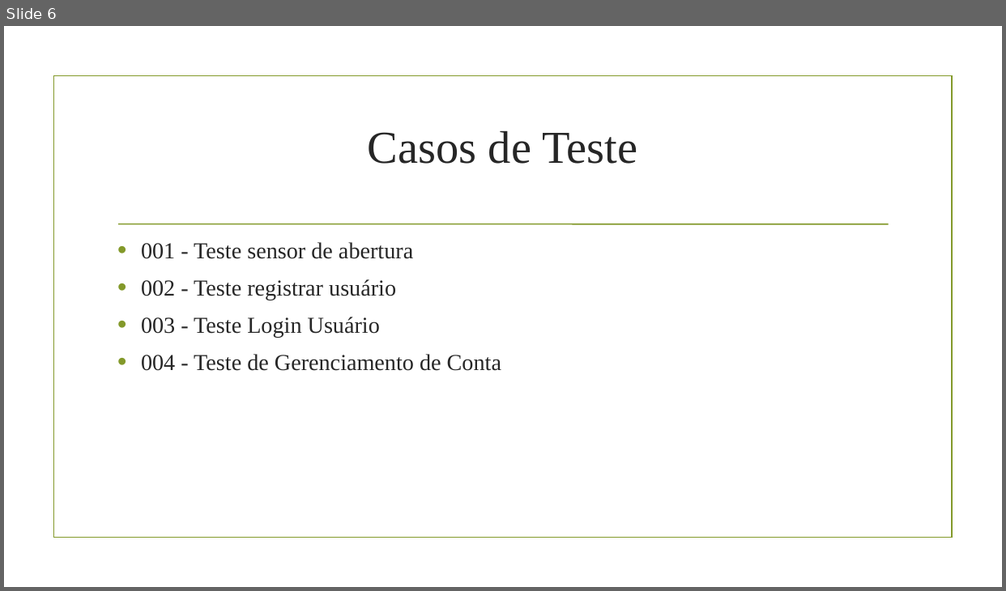
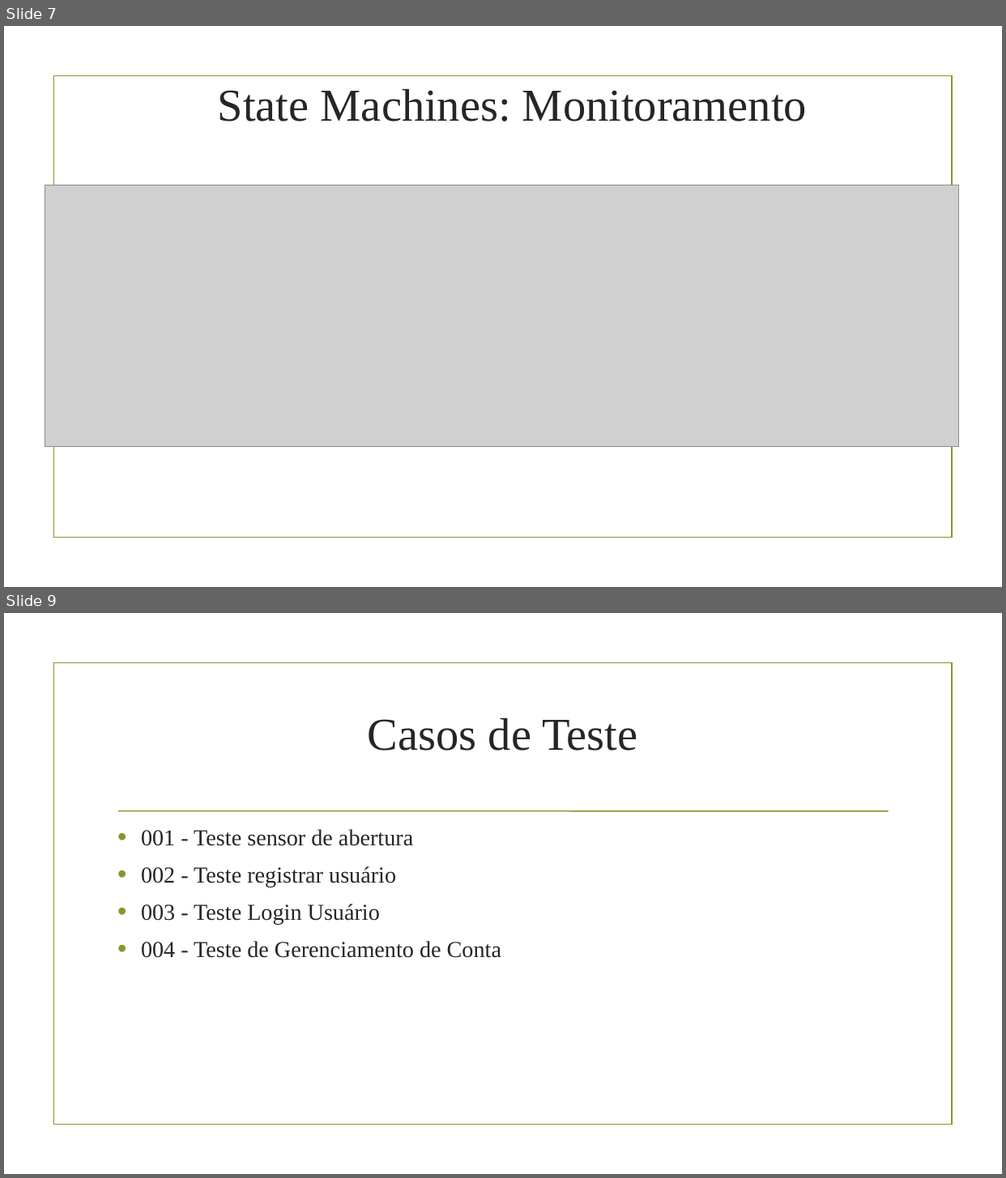
Before and after one commit to EduardoBrito97/SafeNSound, a slide deck: Projeto Teoria/Sprint 2/Sprint 2.odp. Shown one above the other, each under a label of ours: slide 6 before the commit, slides 7 and 9 after it; the slides between them are not shown. The pictures are 1006x591 and 1006x1178 pixels, drawn with LibreOffice and Linux fonts; fonts in the diff are those of the drawing; grey boxes stand for pictures; background and template pictures are left out. Boxes give left, top, right and bottom in pixels: in the first picture for what was removed or moved away, otherwise in the second. Text is boxed around its words. In the diff, an @@ line names an element or a change of style, - is before the commit and + after.

```diff
--- a/Projeto Teoria/Sprint 2/Sprint 2.odp
+++ b/Projeto Teoria/Sprint 2/Sprint 2.odp
@@ slide 7 added at box(4, 26, 1002, 587), background picture (left out); not listed: 1 template element that a slide beside it also shows @@
@@ title added at box(218, 89, 807, 122), 44 pt, text #262626 @@
+State Machines: Monitoramento
@@ picture added at box(45, 186, 958, 447) @@
@@ what was slide 6 is now slide 9 @@
```
Also in this commit, not shown: 1 slide changed, 2 other slides added, 4 other files.
